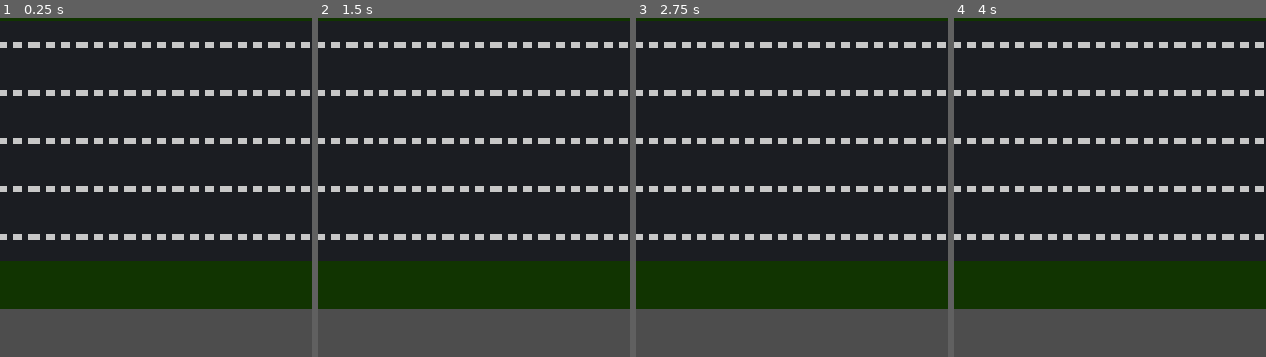
Above: before the commit, frames 1-4 (left to right).
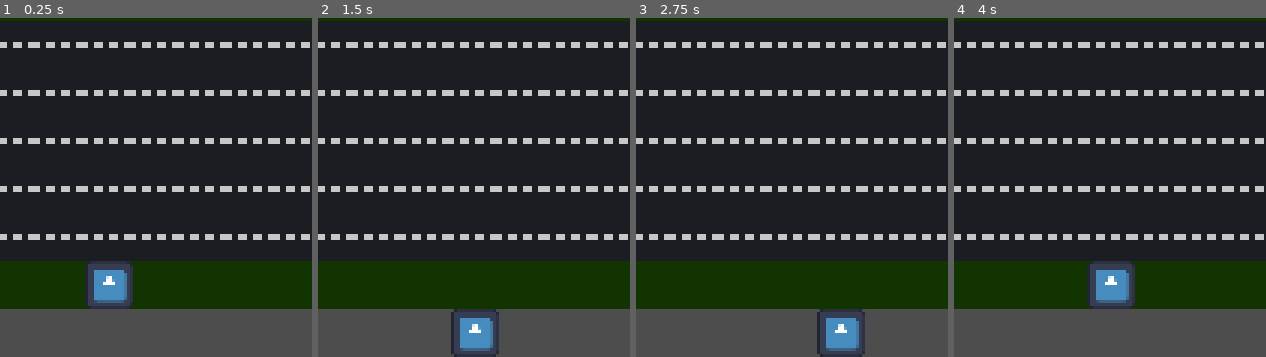
Above: after the commit, the same moments.

Repository: rojasreinold/10-game-challenge
Game: Godot game, scene res://main.tscn
The game is run twice, just before and just after one commit, with the same random seed, the same clock (stepped at 60 frames per second) and the same inputs. The engine's default icon, where the game draws it, is replaced by a stand-in: a white triangle on a blue panel in a dark square.
Inputs:
- Up to frame 1 (0.25 s): no input
- Up to frame 2 (1.5 s): tap Enter at 0.5 s; hold D (move_right, bound only after the commit) 0.53-1.28 s; tap Space at 1.25 s; hold S (move_down, bound only after the commit) from 1.28 s (still down)
- Up to frame 3 (2.75 s): tap Enter at 2 s; release S (move_down, bound only after the commit) at 2.03 s; hold D (move_right, bound only after the commit) from 2.03 s (still down)
- Up to frame 4 (4 s): tap Space at 2.75 s; release D (move_right, bound only after the commit) at 2.78 s; hold W (move_up, bound only after the commit) 2.78-3.53 s; tap Enter at 3.5 s; hold A (move_left, bound only after the commit) from 3.53 s (still down)
The pictures show only the part of the screen within x 29-79%, y 50-100%; the shares and areas given below are measured in that part.

The runs differ from the first frame. In frame 1, 2.1% of the frame differs, in the area x 27-43%, y 71-86%; in frame 2, 1.5%; in frame 3, 1.5%; in frame 4, 2.1%.

Commit message:
Created initial frog movement

Diff:
--- /dev/null
+++ b/3-frogger/frog.gd
@@ -0,0 +1,21 @@
+extends Sprite2D
+
+@export var speed: int = 16
+# Called when the node enters the scene tree for the first time.
+func _ready() -> void:
+	pass # Replace with function body.
+
+
+# Called every frame. 'delta' is the elapsed time since the previous frame.
+func _process(delta: float) -> void:
+	var velocity: Vector2 = Vector2.ZERO
+	if Input.is_action_just_pressed("move_up"):
+		velocity.y += speed
+	elif Input.is_action_just_pressed("move_down"):
+		velocity.y -= speed
+	elif Input.is_action_just_pressed("move_right"):
+		velocity.x -= speed
+	elif Input.is_action_just_pressed("move_left"):
+		velocity.x += speed
+
+	position -= velocity
--- /dev/null
+++ b/3-frogger/frog.tscn
@@ -0,0 +1,10 @@
+[gd_scene load_steps=3 format=3 uid="uid://vsi4a3gn85jp"]
+
+[ext_resource type="Texture2D" uid="uid://bxj4rh5tudneb" path="res://icon.svg" id="1_2fxy7"]
+[ext_resource type="Script" path="res://frog.gd" id="2_q08d0"]
+
+[node name="Frog" type="Sprite2D"]
+position = Vector2(97.0975, 231.996)
+scale = Vector2(0.123477, 0.124941)
+texture = ExtResource("1_2fxy7")
+script = ExtResource("2_q08d0")
--- /dev/null
+++ b/3-frogger/hud.gd
@@ -0,0 +1,15 @@
+extends CanvasLayer
+
+
+# Called when the node enters the scene tree for the first time.
+func _ready() -> void:
+	pass # Replace with function body.
+
+
+# Called every frame. 'delta' is the elapsed time since the previous frame.
+func _process(delta: float) -> void:
+	if Input.is_action_pressed("quit"):
+		_on_quit_button_pressed()
+
+func _on_quit_button_pressed() -> void:
+	get_tree().root.propagate_notification(NOTIFICATION_WM_CLOSE_REQUEST)
--- /dev/null
+++ b/3-frogger/hud.tscn
@@ -0,0 +1,6 @@
+[gd_scene load_steps=2 format=3 uid="uid://dfm3n8sl2obmi"]
+
+[ext_resource type="Script" path="res://hud.gd" id="1_i3pi1"]
+
+[node name="HUD" type="CanvasLayer"]
+script = ExtResource("1_i3pi1")
--- /dev/null
+++ b/3-frogger/main.gd
@@ -0,0 +1,15 @@
+extends Node
+
+
+# Called when the node enters the scene tree for the first time.
+func _ready() -> void:
+	pass # Replace with function body.
+
+
+# Called every frame. 'delta' is the elapsed time since the previous frame.
+func _process(delta: float) -> void:
+	pass
+
+func _notification(what):
+	if what == NOTIFICATION_WM_CLOSE_REQUEST:
+		get_tree().quit()
--- a/3-frogger/main.tscn
+++ b/3-frogger/main.tscn
@@ -1,13 +1,9 @@
-[gd_scene load_steps=6 format=4 uid="uid://b7kmbjbg0mbc0"]
+[gd_scene load_steps=7 format=4 uid="uid://b7kmbjbg0mbc0"]
 
-[ext_resource type="Texture2D" uid="uid://j30n1d1brb8k" path="res://assets/Tilemap/2025-02-10-Frogger-game-tileset.png" id="1_j2r10"]
-
-[sub_resource type="TileSetAtlasSource" id="TileSetAtlasSource_5jlgn"]
-texture = ExtResource("1_j2r10")
-texture_region_size = Vector2i(18, 18)
-
-[sub_resource type="TileSet" id="TileSet_ab3n0"]
-sources/2 = SubResource("TileSetAtlasSource_5jlgn")
+[ext_resource type="Script" path="res://main.gd" id="1_f01fw"]
+[ext_resource type="Texture2D" uid="uid://b0chjat0wxtld" path="res://assets/Tilemap/2025-02-10-Frogger-game-tileset.png" id="1_j2r10"]
+[ext_resource type="PackedScene" uid="uid://vsi4a3gn85jp" path="res://frog.tscn" id="2_7twhs"]
+[ext_resource type="PackedScene" uid="uid://dfm3n8sl2obmi" path="res://hud.tscn" id="3_ie53x"]
 
 [sub_resource type="TileSetAtlasSource" id="TileSetAtlasSource_7yfei"]
 texture = ExtResource("1_j2r10")
@@ -27,13 +23,13 @@
 sources/0 = SubResource("TileSetAtlasSource_7yfei")
 
 [node name="Main" type="Node"]
+script = ExtResource("1_f01fw")
 
-[node name="TileMapLayer" type="TileMapLayer" parent="."]
-texture_filter = 1
-position = Vector2(152, -2)
-tile_set = SubResource("TileSet_ab3n0")
-
-[node name="TileMapLayer2" type="TileMapLayer" parent="."]
+[node name="FroggerTileMapLayer" type="TileMapLayer" parent="."]
 texture_filter = 1
 tile_map_data = PackedByteArray("AAABAA0AAAABAAAAAAAAAA0AAAABAAAAAAACAA0AAAABAAAAAAADAA0AAAABAAAAAAAEAA0AAAABAAAAAAAFAA …(2544 unchanged characters)…
 tile_set = SubResource("TileSet_6xhc2")
+
+[node name="Frog" parent="." instance=ExtResource("2_7twhs")]
+
+[node name="HUD" parent="." instance=ExtResource("3_ie53x")]
--- a/3-frogger/project.godot
+++ b/3-frogger/project.godot
@@ -21,3 +21,31 @@
 window/size/viewport_height=256
 window/size/mode=3
 window/stretch/mode="viewport"
+
+[input]
+
+move_up={
+"deadzone": 0.5,
+"events": [Object(InputEventKey,"resource_local_to_scene":false,"resource_name":"","device":-1,"window_id":0,"alt_pressed":false,"shift_pressed":false,"ctrl_pressed":false,"meta_pressed":false,"pressed":false,"keycode":0,"physical_keycode":87,"key_label":0,"unicode":119,"location":0,"echo":false,"script":null)
+]
+}
+move_down={
+"deadzone": 0.5,
+"events": [Object(InputEventKey,"resource_local_to_scene":false,"resource_name":"","device":-1,"window_id":0,"alt_pressed":false,"shift_pressed":false,"ctrl_pressed":false,"meta_pressed":false,"pressed":false,"keycode":0,"physical_keycode":83,"key_label":0,"unicode":115,"location":0,"echo":false,"script":null)
+]
+}
+move_left={
+"deadzone": 0.5,
+"events": [Object(InputEventKey,"resource_local_to_scene":false,"resource_name":"","device":-1,"window_id":0,"alt_pressed":false,"shift_pressed":false,"ctrl_pressed":false,"meta_pressed":false,"pressed":false,"keycode":0,"physical_keycode":65,"key_label":0,"unicode":97,"location":0,"echo":false,"script":null)
+]
+}
+move_right={
+"deadzone": 0.5,
+"events": [Object(InputEventKey,"resource_local_to_scene":false,"resource_name":"","device":-1,"window_id":0,"alt_pressed":false,"shift_pressed":false,"ctrl_pressed":false,"meta_pressed":false,"pressed":false,"keycode":0,"physical_keycode":68,"key_label":0,"unicode":100,"location":0,"echo":false,"script":null)
+]
+}
+quit={
+"deadzone": 0.5,
+"events": [Object(InputEventKey,"resource_local_to_scene":false,"resource_name":"","device":-1,"window_id":0,"alt_pressed":false,"shift_pressed":false,"ctrl_pressed":false,"meta_pressed":false,"pressed":false,"keycode":0,"physical_keycode":4194305,"key_label":0,"unicode":0,"location":0,"echo":false,"script":null)
+]
+}
Not shown, added: 3-frogger/assets/Tilemap/2025-02-10-Frogger-game-tileset.png.import
